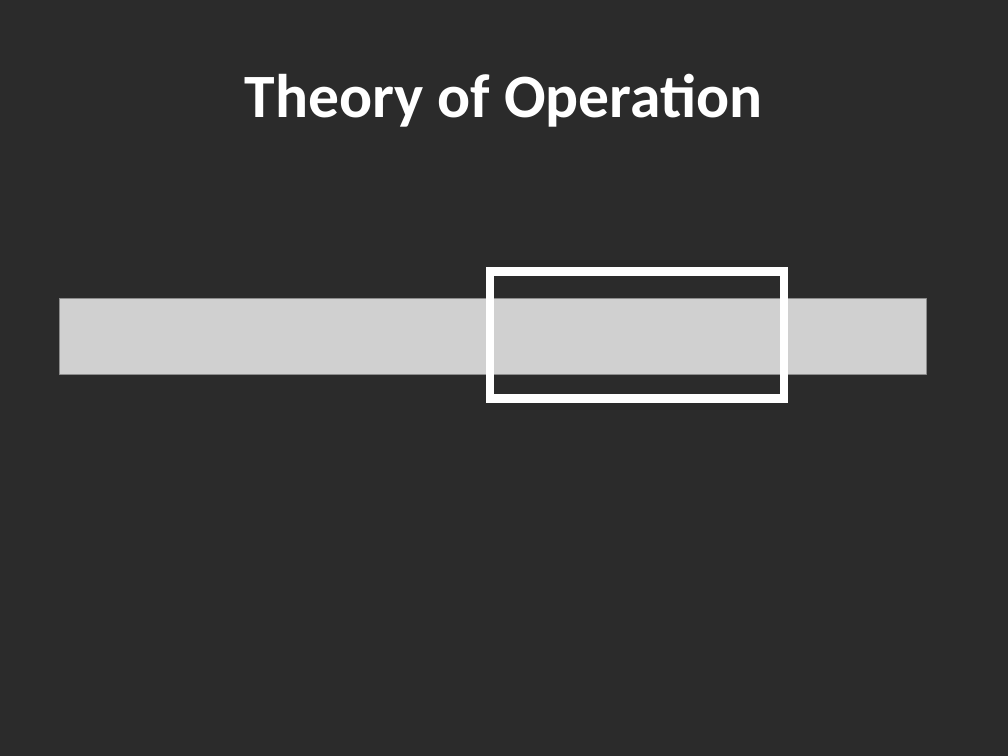
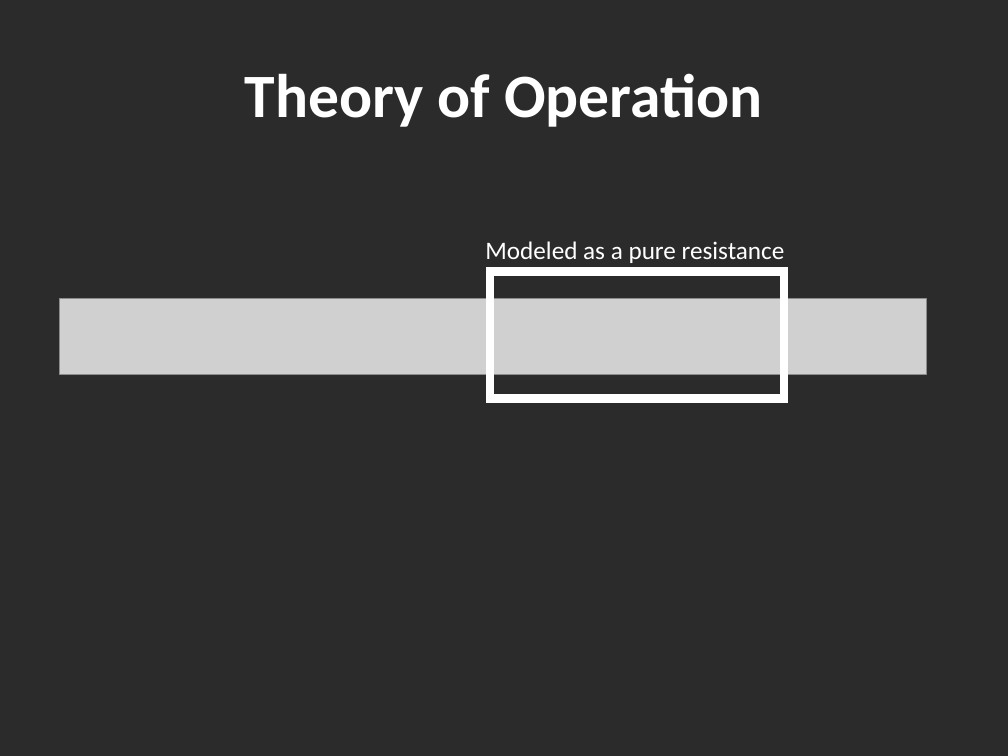
Before and after one commit to mickeyboss123/enel427, a slide deck: slide 6 of nmr26project3rdpro-12.pptx (slide 7 before the commit). Drawn at 1008x756 pixels with LibreOffice and Linux fonts; fonts in the diff are those of the drawing; grey boxes stand for pictures; background and template pictures are left out; a plain dark background stands for a picture behind light text. Boxes give left, top, right and bottom in pixels: in the first picture for what was removed or moved away, otherwise in the second. Text is boxed around its words. In the diff, an @@ line names an element or a change of style, - is before the commit and + after.

```diff
--- a/nmr26project3rdpro-12.pptx
+++ b/nmr26project3rdpro-12.pptx
@@ text added at [485, 241, 785, 263], 18 pt, text #FFFFFF @@
+Modeled as a pure resistance
```
Also in this commit, not shown: 6 other slides changed, 1 other file.
